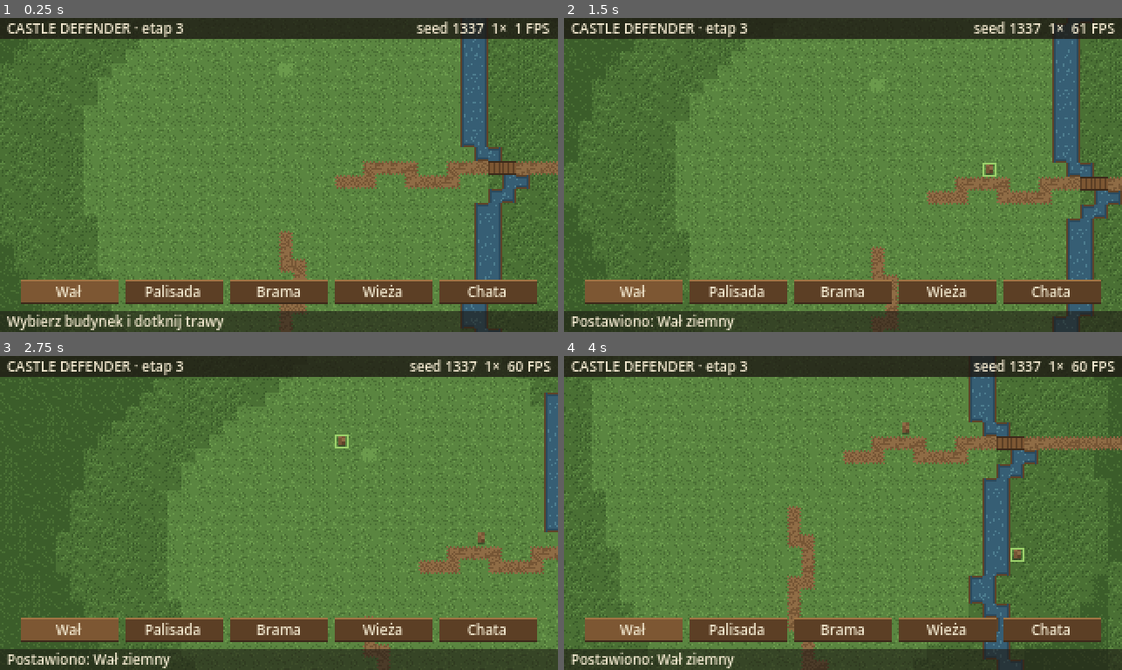
Above: before the commit, frames 1-4 (two rows, left to right).
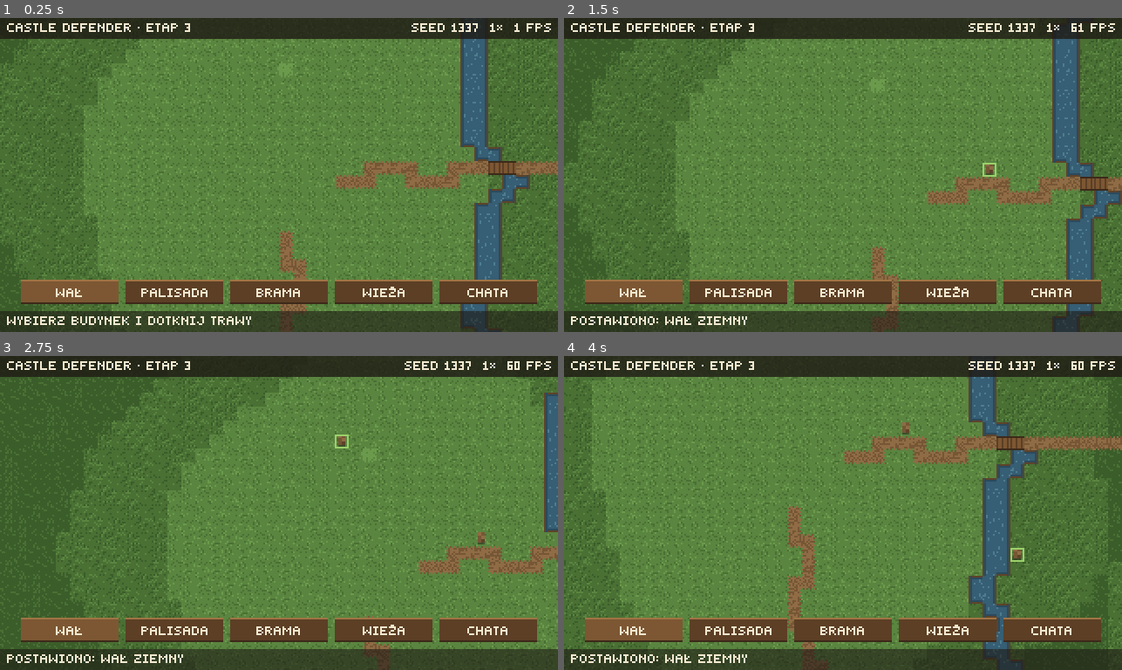
Above: after the commit, the same moments.

Repository: shivetay/castle_defender
Game: Godot game, scene res://scenes/main.tscn
The game is run twice, just before and just after one commit, with the same random seed, the same clock (stepped at 60 frames per second) and the same inputs.
Inputs (mouse positions are in pixels of both pictures, inside the frame that each line leads up to):
- Up to frame 1 (0.25 s): no input
- Up to frame 2 (1.5 s): tap Enter at 0.5 s; move the mouse to (965, 159) at 0.52 s; click (965, 159) at 0.67 s; drag from (731, 190) to (815, 237) at 1.27 s
- Up to frame 3 (2.75 s): tap Space at 2 s; move the mouse to (334, 443) at 2.02 s; click (334, 443) at 2.17 s
- Up to frame 4 (4 s): tap Enter at 2.75 s; drag from (815, 575) to (675, 465) at 2.77 s; tap Space at 3.5 s; move the mouse to (1010, 560) at 3.52 s; click (1010, 560) at 3.67 s

The runs differ from the first frame. In frame 1, 3.1% of the frame differs, in the area x 1-99%, y 1-100%; in frame 2, 2.8%; in frame 3, 2.8%; in frame 4, 2.8%.

Commit message:
Etap 3: czytelny font pikselowy w kodzie zamiast domyślnego fontu
Co-Authored-By: Claude Opus 5.5 <noreply@anthropic.com>
Claude-Session: https://claude.ai/code/session_01Lo771hyX7DcBU6AppMcFFF

Diff:
--- /dev/null
+++ b/scripts/gfx/pixel_font.gd
@@ -0,0 +1,175 @@
+class_name PixelFont
+extends RefCounted
+## Font pikselowy zdefiniowany w kodzie (bez plików fontów). Wielkie litery 3–5 px szerokości
+## i 5 px wysokości z polskimi znakami. Linia ma 8 px: wiersze 0–1 to akcenty (Ć, Ó, Ż...),
+## 2–6 litera, 7 ogonek (Ą, Ę) albo przecinek. Małe litery rysuje się jako wielkie.
+## Atlas glifów powstaje raz dla każdego koloru z palety i jest trzymany w cache.
+
+const LINE := 8
+const CAP_TOP := 2
+const CELL_W := 6
+
+## Glif: wiersze od góry litery (5 wierszy, opcjonalnie 6. pod linią bazową), '#' = piksel.
+const GLYPHS := {
+	"A": [".##.", "#..#", "####", "#..#", "#..#"],
+	"B": ["###.", "#..#", "###.", "#..#", "###."],
+	"C": [".###", "#...", "#...", "#...", ".###"],
+	"D": ["###.", "#..#", "#..#", "#..#", "###."],
+	"E": ["####", "#...", "###.", "#...", "####"],
+	"F": ["####", "#...", "###.", "#...", "#..."],
+	"G": [".###", "#...", "#.##", "#..#", ".###"],
+	"H": ["#..#", "#..#", "####", "#..#", "#..#"],
+	"I": ["###", ".#.", ".#.", ".#.", "###"],
+	"J": ["..##", "...#", "...#", "#..#", ".##."],
+	"K": ["#..#", "#.#.", "##..", "#.#.", "#..#"],
+	"L": ["#...", "#...", "#...", "#...", "####"],
+	"Ł": ["#...", "#.#.", "##..", "#...", "####"],
+	"M": ["#...#", "##.##", "#.#.#", "#...#", "#...#"],
+	"N": ["#..#", "##.#", "#.##", "#..#", "#..#"],
+	"O": [".##.", "#..#", "#..#", "#..#", ".##."],
+	"P": ["###.", "#..#", "###.", "#...", "#..."],
+	"Q": [".##.", "#..#", "#..#", "#.#.", ".#.#"],
+	"R": ["###.", "#..#", "###.", "#.#.", "#..#"],
+	"S": [".###", "#...", ".##.", "...#", "###."],
+	"T": ["###", ".#.", ".#.", ".#.", ".#."],
+	"U": ["#..#", "#..#", "#..#", "#..#", ".##."],
+	"V": ["#...#", "#...#", ".#.#.", ".#.#.", "..#.."],
+	"W": ["#...#", "#...#", "#.#.#", "##.##", "#...#"],
+	"X": ["#..#", "#..#", ".##.", "#..#", "#..#"],
+	"Y": ["#.#", "#.#", ".#.", ".#.", ".#."],
+	"Z": ["####", "...#", ".##.", "#...", "####"],
+	"0": ["###", "#.#", "#.#", "#.#", "###"],
+	"1": [".#.", "##.", ".#.", ".#.", "###"],
+	"2": ["###", "..#", "###", "#..", "###"],
+	"3": ["###", "..#", ".##", "..#", "###"],
+	"4": ["#.#", "#.#", "###", "..#", "..#"],
+	"5": ["###", "#..", "###", "..#", "###"],
+	"6": ["###", "#..", "###", "#.#", "###"],
+	"7": ["###", "..#", "..#", ".#.", ".#."],
+	"8": ["###", "#.#", "###", "#.#", "###"],
+	"9": ["###", "#.#", "###", "..#", "###"],
+	" ": ["..", "..", "..", "..", ".."],
+	".": [".", ".", ".", ".", "#"],
+	",": [".", ".", ".", ".", "#", "#"],
+	":": [".", "#", ".", "#", "."],
+	";": [".", "#", ".", "#", "#"],
+	"-": ["...", "...", "###", "...", "..."],
+	"+": ["...", ".#.", "###", ".#.", "..."],
+	"/": ["..#", "..#", ".#.", "#..", "#.."],
+	"×": ["...", "#.#", ".#.", "#.#", "..."],
+	"·": [".", ".", "#", ".", "."],
+	"%": ["#.#", "..#", ".#.", "#..", "#.#"],
+	"(": [".#", "#.", "#.", "#.", ".#"],
+	")": ["#.", ".#", ".#", ".#", "#."],
+	"!": ["#", "#", "#", ".", "#"],
+	"?": ["###", "..#", ".##", "...", ".#."],
+	"'": ["#", "#", ".", ".", "."],
+	"\"": ["#.#", "#.#", "...", "...", "..."],
+}
+## Polskie litery: litera bazowa i znak diakrytyczny (kreska, kropka albo ogonek).
+const ACCENTED := {
+	"Ą": ["A", "ogonek"], "Ć": ["C", "acute"], "Ę": ["E", "ogonek"], "Ń": ["N", "acute"],
+	"Ó": ["O", "acute"], "Ś": ["S", "acute"], "Ź": ["Z", "acute"], "Ż": ["Z", "dot"],
+}
+
+static var _atlases: Dictionary[int, ImageTexture] = {}
+static var _index: Dictionary[String, int] = {}
+
+
+## Szerokość tekstu w pikselach (odstęp 1 px między znakami, bez odstępu na końcu).
+static func text_width(text: String) -> int:
+	var w := 0
+	for ch in _normalize(text):
+		w += glyph_width(ch) + 1
+	return maxi(w - 1, 0)
+
+
+static func glyph_width(ch: String) -> int:
+	var rows: Array = _rows(ch)
+	return (rows[0] as String).length()
+
+
+## Rysuje tekst na CanvasItem. `pos` to lewy górny róg linii (8 px wysokości).
+static func draw_text(ci: CanvasItem, pos: Vector2, text: String, col: Color) -> void:
+	var atlas := _atlas(col)
+	var x := floorf(pos.x)
+	var y := floorf(pos.y)
+	for ch in _normalize(text):
+		var w := glyph_width(ch)
+		var src := Rect2(_index[ch] * CELL_W, 0, w, LINE)
+		ci.draw_texture_rect_region(atlas, Rect2(x, y, w, LINE), src)
+		x += w + 1
+
+
+## Tekst wyśrodkowany w poziomie i w pionie w prostokącie.
+static func draw_centered(ci: CanvasItem, r: Rect2, text: String, col: Color) -> void:
+	var x := r.position.x + floorf((r.size.x - text_width(text)) / 2.0)
+	var y := r.position.y + floorf((r.size.y - LINE) / 2.0)
+	draw_text(ci, Vector2(x, y), text, col)
+
+
+## Tekst wyrównany do prawej krawędzi `right_x`.
+static func draw_right(ci: CanvasItem, right_x: float, y: float, text: String, col: Color) -> void:
+	draw_text(ci, Vector2(right_x - text_width(text), y), text, col)
+
+
+## Rysuje tekst do obrazu (np. do testów albo tekstur).
+static func render(img: Image, pos: Vector2i, text: String, col: Color) -> void:
+	var x := pos.x
+	for ch in _normalize(text):
+		_blit_glyph(img, Vector2i(x, pos.y), ch, col)
+		x += glyph_width(ch) + 1
+
+
+## Wielkie litery; znaki spoza fontu zamienia na „?”.
+static func _normalize(text: String) -> String:
+	var out := ""
+	for ch in text.to_upper():
+		out += ch if (GLYPHS.has(ch) or ACCENTED.has(ch)) else "?"
+	return out
+
+
+static func _rows(ch: String) -> Array:
+	if ACCENTED.has(ch):
+		return GLYPHS[ACCENTED[ch][0]]
+	return GLYPHS[ch]
+
+
+static func _blit_glyph(img: Image, at: Vector2i, ch: String, col: Color) -> void:
+	var rows: Array = _rows(ch)
+	for ry in rows.size():
+		var row: String = rows[ry]
+		for rx in row.length():
+			if row[rx] == "#":
+				PixelCanvas.px(img, at.x + rx, at.y + CAP_TOP + ry, col)
+	if not ACCENTED.has(ch):
+		return
+	var w := glyph_width(ch)
+	match ACCENTED[ch][1]:
+		"acute":
+			PixelCanvas.px(img, at.x + (w >> 1) + 1, at.y, col)
+			PixelCanvas.px(img, at.x + (w >> 1), at.y + 1, col)
+		"dot":
+			PixelCanvas.px(img, at.x + (w >> 1), at.y + 1, col)
+			PixelCanvas.px(img, at.x + (w >> 1) - 1, at.y + 1, col)
+		"ogonek":
+			PixelCanvas.px(img, at.x + w - 1, at.y + LINE - 1, col)
+
+
+## Atlas wszystkich glifów w danym kolorze: komórki CELL_W×LINE w jednym rzędzie.
+static func _atlas(col: Color) -> ImageTexture:
+	var key := col.to_rgba32()
+	if _atlases.has(key):
+		return _atlases[key]
+	var chars: Array[String] = []
+	for ch: String in GLYPHS:
+		chars.append(ch)
+	for ch: String in ACCENTED:
+		chars.append(ch)
+	var img := Image.create(chars.size() * CELL_W, LINE, false, Image.FORMAT_RGBA8)
+	for i in chars.size():
+		_index[chars[i]] = i
+		_blit_glyph(img, Vector2i(i * CELL_W, 0), chars[i], col)
+	var tex := ImageTexture.create_from_image(img)
+	_atlases[key] = tex
+	return tex
--- a/scripts/ui/hud.gd
+++ b/scripts/ui/hud.gd
@@ -108,13 +108,12 @@
 
 
 func _draw() -> void:
-	var font := ThemeDB.fallback_font
 	var view := get_viewport_rect().size
 	draw_rect(Rect2(0, 0, view.x, BAR_H), Color(Palette.SHADOW, 0.8))
-	draw_string(font, Vector2(4, 9), "CASTLE DEFENDER · etap 3", HORIZONTAL_ALIGNMENT_LEFT, -1, 8, Palette.INK)
+	PixelFont.draw_text(self, Vector2(4, 1), "Castle Defender · etap 3", Palette.INK)
 	var zoom := camera.zoom_level if camera != null else 1
 	var info := "seed %d  %d×  %d FPS" % [world_seed, zoom, Engine.get_frames_per_second()]
-	draw_string(font, Vector2(4, 9), info, HORIZONTAL_ALIGNMENT_RIGHT, view.x - 8, 8, Palette.INK)
+	PixelFont.draw_right(self, view.x - 4, 1, info, Palette.INK)
 
 	var rects := _current_rects()
 	if is_card_open():
@@ -122,8 +121,8 @@
 		var panel := Rect2(r0.position - Vector2(4, 16), Vector2(rects[-1].end.x - r0.position.x + 8, r0.size.y + 20))
 		draw_rect(panel, Color(Palette.SHADOW, 0.85))
 		var lv := "poziom %d/%d" % [card_level, BuildingTypes.MAX_LEVEL]
-		draw_string(font, panel.position + Vector2(4, 10), card_title, HORIZONTAL_ALIGNMENT_LEFT, -1, 8, Palette.INK)
-		draw_string(font, panel.position + Vector2(4, 10), lv, HORIZONTAL_ALIGNMENT_RIGHT, panel.size.x - 8, 8, Palette.THATCH[2])
+		PixelFont.draw_text(self, panel.position + Vector2(4, 3), card_title, Palette.INK)
+		PixelFont.draw_right(self, panel.end.x - 4, panel.position.y + 3, lv, Palette.THATCH[2])
 		for i in rects.size():
 			var disabled := i == CardButton.UPGRADE and card_level >= BuildingTypes.MAX_LEVEL
 			_draw_button(rects[i], CARD_LABELS[i], i == _pressed, disabled)
@@ -132,13 +131,12 @@
 			_draw_button(rects[i], BuildingTypes.SHORT_NAMES[i], i == selected_kind or i == _pressed, false)
 
 	draw_rect(Rect2(0, view.y - BAR_H, view.x, BAR_H), Color(Palette.SHADOW, 0.6))
-	draw_string(font, Vector2(4, view.y - 3), message, HORIZONTAL_ALIGNMENT_LEFT, view.x - 8, 8, Palette.INK)
+	PixelFont.draw_text(self, Vector2(4, view.y - BAR_H + 1), message, Palette.INK)
 
 
 func _draw_button(r: Rect2, label: String, active: bool, disabled: bool) -> void:
-	var font := ThemeDB.fallback_font
 	draw_rect(r, Palette.WOOD[2] if active else Palette.WOOD[1])
 	draw_rect(Rect2(r.position, Vector2(r.size.x, 1)), Palette.WOOD[3])
 	draw_rect(Rect2(r.position + Vector2(0, r.size.y - 1), Vector2(r.size.x, 1)), Palette.WOOD[0])
 	var col: Color = Palette.WOOD[0] if disabled else Palette.INK
-	draw_string(font, r.position + Vector2(0, 10), label, HORIZONTAL_ALIGNMENT_CENTER, r.size.x, 8, col)
+	PixelFont.draw_centered(self, r, label, col)
--- /dev/null
+++ b/tests/test_pixel_font.gd
@@ -0,0 +1,40 @@
+extends TestCase
+## Font pikselowy: pokrycie znaków UI, szerokości i mieszczenie się tekstów w 320 px.
+
+
+func test_ui_texts_use_only_known_glyphs() -> bool:
+	var texts: Array[String] = ["Castle Defender · etap 3", "seed 1337  4×  60 FPS", "Ulepsz", "Rozbierz",
+			"Zamknij", "poziom 5/5", "Tu nie można budować", "Najwyższy poziom", "zażółć gęślą jaźń",
+			"ĄĆĘŁŃÓŚŹŻ 0123456789 .,:;-+/%()!?"]
+	texts.append_array(BuildingTypes.NAMES)
+	texts.append_array(BuildingTypes.SHORT_NAMES)
+	for t in texts:
+		assert_true(not PixelFont._normalize(t).contains("?") or t.contains("?"), "znaki z „%s” są w foncie" % t)
+	return true
+
+
+func test_widths_and_fit() -> bool:
+	assert_eq(PixelFont.text_width(""), 0, "pusty tekst")
+	assert_eq(PixelFont.text_width("A"), 4, "A ma 4 px")
+	assert_eq(PixelFont.text_width("AA"), 9, "odstęp 1 px")
+	assert_eq(PixelFont.text_width("ż"), PixelFont.text_width("Z"), "polska litera ma szerokość bazowej")
+	for label in BuildingTypes.SHORT_NAMES + Hud.CARD_LABELS:
+		assert_true(PixelFont.text_width(label) <= int(Hud.BUTTON_SIZE.x) - 4, "„%s” mieści się na przycisku" % label)
+	for name in BuildingTypes.NAMES:
+		var msg := "%s: dotknij trawy, aby postawić" % name
+		assert_true(PixelFont.text_width(msg) <= 312, "komunikat „%s” mieści się w 320 px" % msg)
+	return true
+
+
+func test_render_is_deterministic_and_accents_differ() -> bool:
+	var a := Image.create(80, 8, false, Image.FORMAT_RGBA8)
+	var b := Image.create(80, 8, false, Image.FORMAT_RGBA8)
+	PixelFont.render(a, Vector2i.ZERO, "Wieża 5/5", Palette.INK)
+	PixelFont.render(b, Vector2i.ZERO, "Wieża 5/5", Palette.INK)
+	assert_eq(a.get_data(), b.get_data(), "ten sam tekst, te same piksele")
+	var z := Image.create(8, 8, false, Image.FORMAT_RGBA8)
+	var zz := Image.create(8, 8, false, Image.FORMAT_RGBA8)
+	PixelFont.render(z, Vector2i.ZERO, "Z", Palette.INK)
+	PixelFont.render(zz, Vector2i.ZERO, "Ż", Palette.INK)
+	assert_true(z.get_data() != zz.get_data(), "Ż różni się od Z")
+	return true
Not shown, added: scripts/gfx/pixel_font.gd.uid
Not shown, added: tests/test_pixel_font.gd.uid
